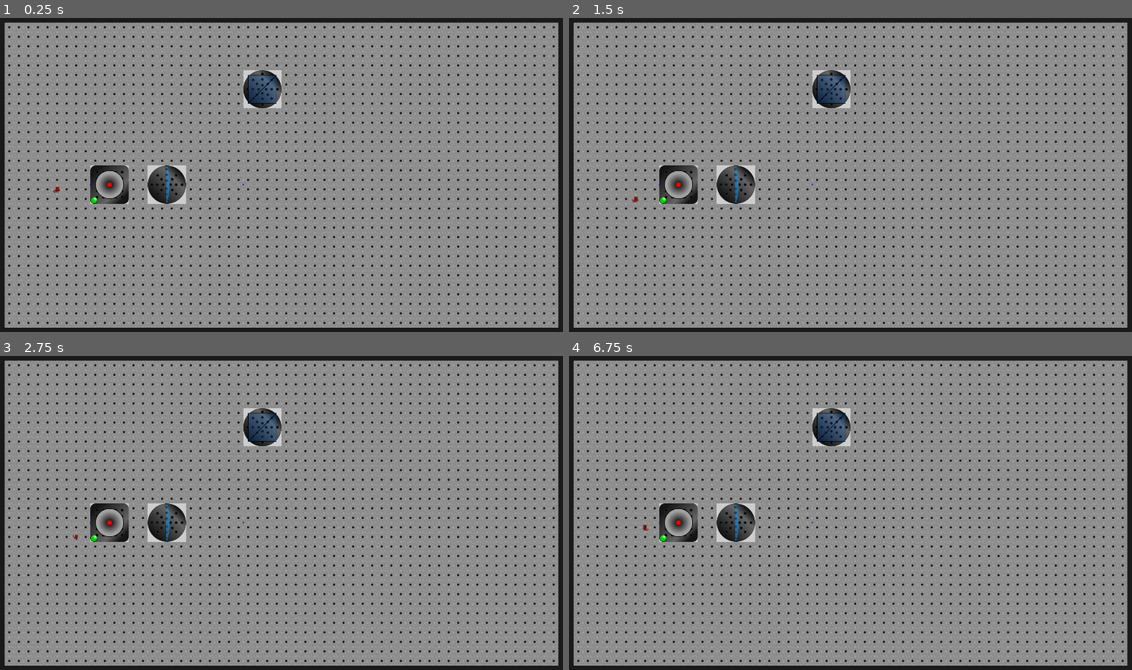
Above: before the commit, frames 1-4 (two rows, left to right).
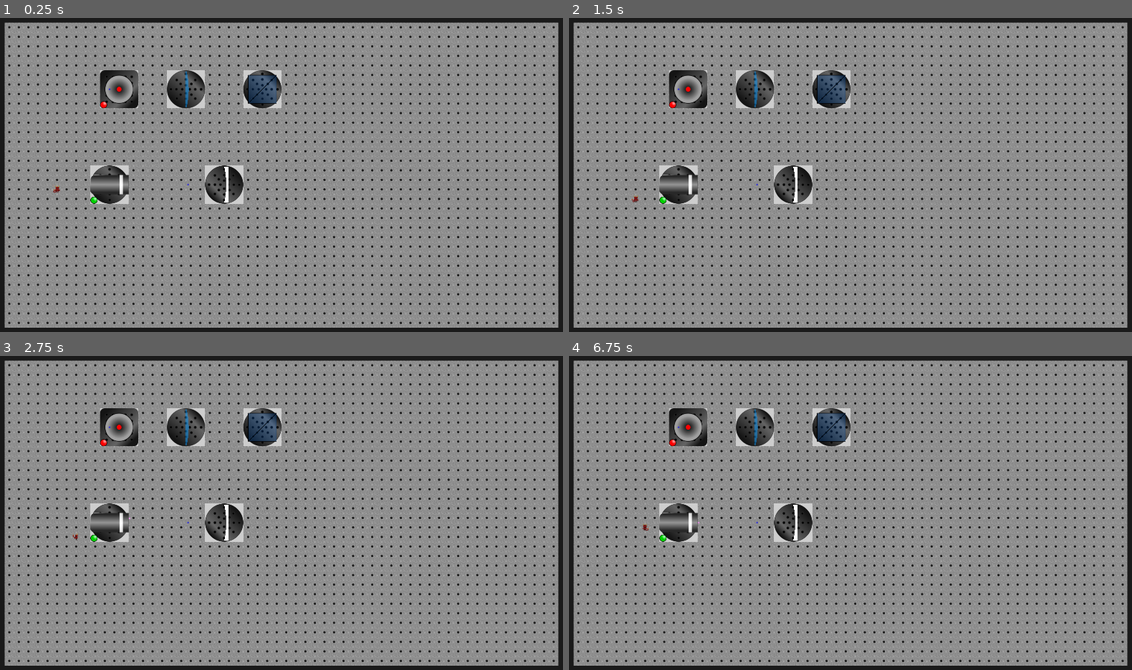
Above: after the commit, the same moments.

Repository: mbapplegate/maxwellDemon
Game: Godot game, scene res://worlds/test_world.tscn
The game is run twice, just before and just after one commit, with the same random seed, the same clock (stepped at 60 frames per second) and the same inputs. The project has no main scene, so this scene is started directly.
Inputs:
- Up to frame 1 (0.25 s): no input
- Up to frame 2 (1.5 s): tap Enter at 0.5 s; hold Right (right) 0.53-1.28 s; hold Shift (pull) 0.53-1.28 s; tap Space (toggleEnergize) at 1.25 s; hold Down (down) from 1.28 s (still down); tap Q (rotateCCW) at 1.35 s
- Up to frame 3 (2.75 s): tap Enter at 2 s; release Down (down) at 2.03 s; hold Right (right) from 2.03 s (still down); hold E (rotateCW) from 2.03 s (still down)
- Up to frame 4 (6.75 s): tap Space (toggleEnergize) at 2.75, 2.85, 4.25, 5.85 s; release Right (right) at 2.78 s; release E (rotateCW) at 2.78 s; hold Up (up) 2.78-3.53 s; tap Enter at 3.5 s; hold Shift (pull) 3.53-4.28 s; hold Left (left) 3.53-5.03 s; tap Q (rotateCCW) at 4.35 s; hold Down (down) 5.03-5.78 s; hold E (rotateCW) 5.03-5.78 s; hold Right (right) 5.78-6.53 s; hold Up (up) from 6.53 s (still down); hold Shift (pull) from 6.53 s (still down)

The runs differ from the first frame. In frame 1, 3.7% of the frame differs, in the area x 15-44%, y 16-60%; in frame 2, 3.7%; in frame 3, 3.7%; in frame 4, 3.7%.

Commit message:
Parabolic mirror

Diff:
--- a/scenes/LaserSource/laser_source.tscn
+++ b/scenes/LaserSource/laser_source.tscn
@@ -8,8 +8,6 @@
 size = Vector2(126, 64)
 
 [node name="LaserSource" instance=ExtResource("1_moxnu")]
-position = Vector2(263, 352)
-scale = Vector2(3, 3)
 script = ExtResource("2_3djyt")
 halfAngle = 0.0
 numRaysPerTimeout = 1
--- a/scenes/Lens_PlanoConvex/lens_plano_convex.gd
+++ b/scenes/Lens_PlanoConvex/lens_plano_convex.gd
@@ -2,10 +2,11 @@
 
 const NUM_POINTS = 64
 const FRONT_THICKNESS = 2
-const LENS_HEIGHT = 120
+
 const mediumIndex = 1.0
 
 var radius = 150
+@export var LENS_HEIGHT = 128
 @export var focalLength = 128
 @export var lensIndex = 2.0
 
--- a/scenes/Lens_PlanoConvex/lens_plano_convex.tscn
+++ b/scenes/Lens_PlanoConvex/lens_plano_convex.tscn
@@ -10,7 +10,8 @@
 [node name="LensPlanoConvex" instance=ExtResource("1_5pv0u")]
 position = Vector2(88, 77)
 script = ExtResource("2_ljto7")
-focalLength = 128
+LENS_HEIGHT = 64
+focalLength = 256
 lensIndex = 2.0
 
 [node name="flatFaceArea" type="Area2D" parent="Stage" index="0"]
--- /dev/null
+++ b/scenes/ParabolicMirror/parabolic_mirror.gd
@@ -0,0 +1,47 @@
+extends pushableObject
+
+const NUM_POINTS = 64
+const MIRROR_THICKNESS = 8
+
+@export var focalLength = 128.0
+@export var mirrorHeight = 120.0
+@export var reflectivity = 1.0
+
+var parabolicConstant:float = 1.0
+var surfacePolygonPoints = PackedVector2Array()
+
+@onready var focalSprite = $Stage/focalPoint
+@onready var surfaceShape = $Stage/surfaceArea/surfaceShape
+@onready var mirrOutline = $Stage/mirrorOutline
+
+func _ready():
+	isEnergizeable = false
+	parabolicConstant = 1 / (4.0 * focalLength)
+	set_geometry(parabolicConstant,mirrorHeight)
+
+
+
+func set_geometry(quadConst:float, mirrHeight:float):
+	#Equation for mirror is x = Ay^2
+	var xMax = (quadConst * mirrHeight * mirrHeight) / 4.0
+	focalSprite.position = Vector2(focalLength-xMax,0.0)
+	var spacing = mirrHeight/(NUM_POINTS-1)
+
+	for i in NUM_POINTS:
+		var xLoc = spacing*i-mirrorHeight/2.0
+		surfacePolygonPoints.append(Vector2(quadConst*(xLoc)*(xLoc)-xMax,xLoc))
+
+	surfacePolygonPoints.append(Vector2(-xMax-MIRROR_THICKNESS,mirrHeight/2.0))
+	surfacePolygonPoints.append(Vector2(-xMax-MIRROR_THICKNESS,-mirrHeight/2.0))
+
+	surfaceShape.polygon = surfacePolygonPoints
+	mirrOutline.polygon = surfacePolygonPoints
+
+func _ray_hit(photonObj:Object, collPoint:Vector2, collNormal:Vector2, _collider:Object):
+	var ref = randf()
+	if (ref < reflectivity):
+		var newDir = photonObj.propDir.bounce(collNormal).normalized()
+		photonObj.propDir = newDir
+		photonObj.ray_add_point(photonObj.to_local(collPoint))
+	else:
+		photonObj.rayDying = true
--- /dev/null
+++ b/scenes/ParabolicMirror/parabolic_mirror.tscn
@@ -0,0 +1,23 @@
+[gd_scene load_steps=4 format=3 uid="uid://catkndynfd4s5"]
+
+[ext_resource type="PackedScene" uid="uid://beic3gevjusuj" path="res://scenes/PushableObject/pushable_object.tscn" id="1_wi1ai"]
+[ext_resource type="Script" path="res://scenes/ParabolicMirror/parabolic_mirror.gd" id="2_84iss"]
+[ext_resource type="Texture2D" uid="uid://bve80wrxbeco5" path="res://scenes/Lens_PlanoConvex/focalSpot.png" id="3_8ww8a"]
+
+[node name="parabolicMirror" instance=ExtResource("1_wi1ai")]
+position = Vector2(220, 236)
+script = ExtResource("2_84iss")
+focalLength = 128.0
+mirrorHeight = 120.0
+reflectivity = 1.0
+
+[node name="surfaceArea" type="Area2D" parent="Stage" index="0"]
+
+[node name="surfaceShape" type="CollisionPolygon2D" parent="Stage/surfaceArea" index="0"]
+polygon = PackedVector2Array(18, 0, 16, -36, 12, -49, 0, -61, 27, -60, 26, 55, -1, 55, 9, 36, 15, 21)
+
+[node name="mirrorOutline" type="Polygon2D" parent="Stage" index="1"]
+
+[node name="focalPoint" type="Sprite2D" parent="Stage" index="2"]
+position = Vector2(-16, 0)
+texture = ExtResource("3_8ww8a")
--- a/scenes/PointSource/point_source.gd
+++ b/scenes/PointSource/point_source.gd
@@ -15,9 +15,8 @@
 	sourceBall.modulate = Color(rayColor[0], rayColor[1],rayColor[2])
 
 func _on_timer_timeout():
-	var angle = 0
+	var angle = 0.0
 	var instance
-	var yLoc
 	if (isEnergized):
 		for i in numRaysPerTimeout:
 
--- a/scenes/PointSource/sourcePedestal.svg
+++ b/scenes/PointSource/sourcePedestal.svg
@@ -16,18 +16,21 @@
    version="1.1"
    id="svg4974"
    inkscape:version="0.92.5 (2060ec1f9f, 2020-04-08)"
-   sodipodi:docname="sourcePedestal.svg">
+   sodipodi:docname="sourcePedestal.svg"
+   inkscape:export-filename="C:\Users\Matthew\Documents\Godot\maxwellGithub\maxwellDemon\scenes\PointSource\sourcePedestal.png"
+   inkscape:export-xdpi="96.18"
+   inkscape:export-ydpi="96.18">
   <defs
      id="defs4968">
     <linearGradient
        inkscape:collect="always"
        id="linearGradient1973">
       <stop
-         style="stop-color:#ffffff;stop-opacity:1"
+         style="stop-color:#000000;stop-opacity:1"
          offset="0"
          id="stop1969" />
       <stop
-         style="stop-color:#505050;stop-opacity:1"
+         style="stop-color:#a0a0a0;stop-opacity:1"
          offset="1"
          id="stop1971" />
     </linearGradient>
@@ -41,7 +44,7 @@
        fy="280.06665"
        r="14.324769"
        gradientUnits="userSpaceOnUse"
-       gradientTransform="matrix(0.88805284,0,0,0.88805284,1.8956387,31.352666)" />
+       gradientTransform="matrix(0.72479646,-1.376449e-7,1.3410166e-7,0.70613881,4.660076,82.300726)" />
   </defs>
   <sodipodi:namedview
      id="base"
--- a/worlds/test_world.tscn
+++ b/worlds/test_world.tscn
@@ -6,7 +6,9 @@
 [ext_resource type="PackedScene" uid="uid://ojfv06ceqv2a" path="res://scenes/Player/player.tscn" id="3_y4irg"]
 [ext_resource type="PackedScene" uid="uid://cadtm4ftf8bxq" path="res://scenes/PointSource/point_source.tscn" id="8_1t5aj"]
 [ext_resource type="PackedScene" uid="uid://cy88a0n33mko2" path="res://scenes/BeamSplitter/beam_splitter.tscn" id="8_78hy1"]
+[ext_resource type="PackedScene" uid="uid://2ai0r6raovox" path="res://scenes/LaserSource/laser_source.tscn" id="8_a3hu6"]
 [ext_resource type="PackedScene" uid="uid://b6navnb20xork" path="res://scenes/Lens_PlanoConvex/lens_plano_convex.tscn" id="8_t0pox"]
+[ext_resource type="PackedScene" uid="uid://catkndynfd4s5" path="res://scenes/ParabolicMirror/parabolic_mirror.tscn" id="9_fpswf"]
 
 [sub_resource type="TileSetAtlasSource" id="TileSetAtlasSource_3e3qs"]
 resource_name = "Table"
@@ -45,15 +47,24 @@
 scale = Vector2(1, 1)
 
 [node name="PointSource" parent="." instance=ExtResource("8_1t5aj")]
-position = Vector2(384, 576)
+position = Vector2(424, 256)
 angleRange = Vector2(-0.25, 0.25)
 numRaysPerTimeout = 4
 rayColor = Vector3(1, 0, 0)
 isRotatable = false
+isEnergized = false
 
 [node name="LensPlanoConvex" parent="." instance=ExtResource("8_t0pox")]
-position = Vector2(576, 568)
-focalLength = 256
+position = Vector2(632, 256)
+LENS_HEIGHT = 120
 
 [node name="BeamSplitter" parent="." instance=ExtResource("8_78hy1")]
 position = Vector2(904, 248)
+
+[node name="LaserSource" parent="." instance=ExtResource("8_a3hu6")]
+position = Vector2(384, 576)
+isEnergized = true
+
+[node name="parabolicMirror" parent="." instance=ExtResource("9_fpswf")]
+position = Vector2(768, 576)
+initialAngle = 180.0
Not shown: 1 places in worlds/test_world.tscn that only renumber resources
